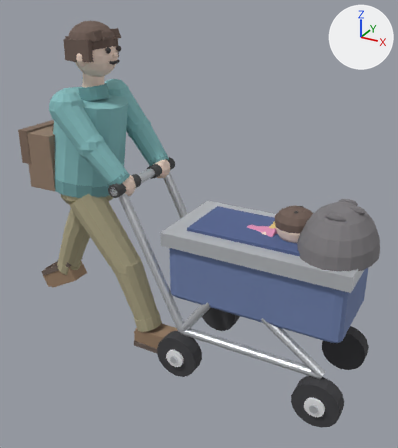
The glTF model assets/models/43-man-with-stroller/43-man-with-stroller.glb as it was, and as the next commit left it.
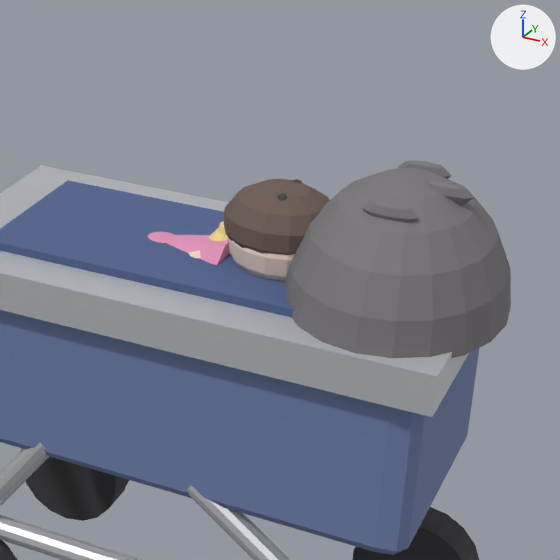
There are two pictures of each version: one whole from a camera (50 mm lens) standing at (1.129, -2.257, 1.887) and looking at (-0.125, 0.023, 0.747), one close up on the part from 48% to 100% of the width and 31% to 77% of the height. Lighting does not change. The marker at upper right points along +X, +Y and +Z. The last two pictures show the newer version. Where no turn or scale is listed for an object, it has been applied to the vertices. Vertices at exactly the same position are counted once.

The older version as bpy lines, for what is in view:
```python
ob_babyhair = bpy.data.objects.new('BabyHair', me_sphere_035)
ob_babyhair.location = (0.395, 0.0, 0.878)
ob_babyhead = bpy.data.objects.new('BabyHead', me_sphere_034)
ob_babyhead.location = (0.4, 0.0, 0.85)
ob_canopy = bpy.data.objects.new('Canopy', me_sphere_025)
ob_canopy.location = (0.6, 0.0, 0.78)
ob_canopyrib0 = bpy.data.objects.new('CanopyRib0', me_sphere_026)
ob_canopyrib0.location = (0.66, 0.0, 0.985)
ob_canopyrib1 = bpy.data.objects.new('CanopyRib1', me_sphere_027)
ob_canopyrib1.location = (0.6, 0.1, 0.975)
ob_canopyrib2 = bpy.data.objects.new('CanopyRib2', me_sphere_028)
ob_canopyrib2.location = (0.6, -0.1, 0.975)
ob_tubopening = bpy.data.objects.new('TubOpening', me_cube_024)
ob_tubopening.location = (0.27, 0.0, 0.79)
# also in view: 'WheelBL_Tire' at (-0.1, 0.235, 0.115); 'FrameLow-1' at (0.27, -0.2, 0.24); 'ForkFront-1' at (0.49, -0.2, 0.35); 'WheelFL_Tire' at (0.64, 0.235, 0.115); 'TubRim' at (0.27, 0.0, 0.755)
```
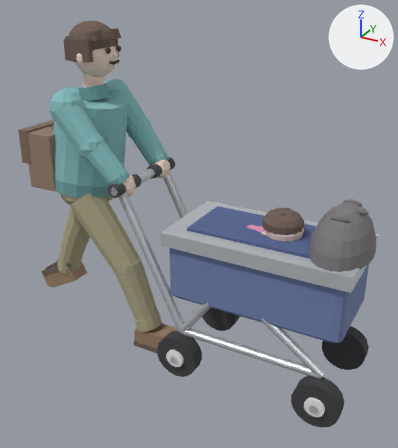
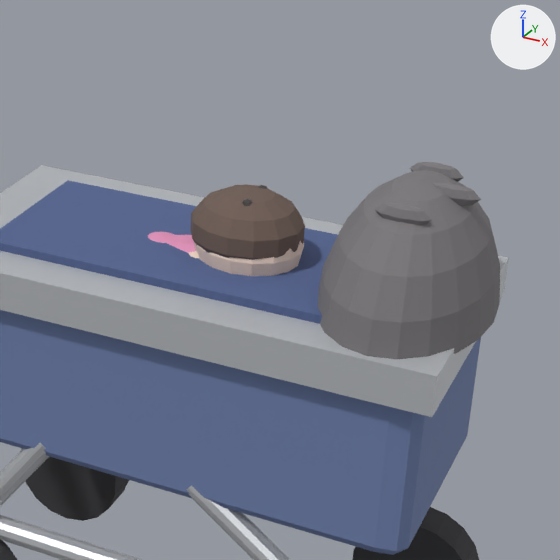
Where the newer file only moved an object's origin or applied its transform, the numbers keep the older frame.

Edits to the bpy script that builds the scene:
```text
Change me_sphere_025:
    used by ob_canopy; location = (0.6, 0.0, 0.78)
    remove me_sphere_025.from_pydata(...)  # 101 vertices, 180 faces; spans x -0.18..0.18, y -0.23..0.23, z 0.0..0.22
    add me_sphere_025.from_pydata(...)  # 101 vertices, 180 faces; spans x -0.12..0.16, y -0.23..0.23, z 0.0..0.22
    me_sphere_025 part 1: the whole mesh is scaled about its middle by (0.778, 1, 1), then moved by (0.02, 0.0, 0.0)
Change ob_canopyrib0:
    ob_canopyrib0.location: (0.66, 0.0, 0.985) -> (0.67, 0.0, 0.984)
Change ob_canopyrib1:
    ob_canopyrib1.location: (0.6, 0.1, 0.975) -> (0.62, 0.1, 0.976)
Change ob_canopyrib2:
    ob_canopyrib2.location: (0.6, -0.1, 0.975) -> (0.62, -0.1, 0.976)
Change ob_babyhead:
    ob_babyhead.location: (0.4, 0.0, 0.85) -> (0.34, 0.0, 0.83)
Change ob_babyhair:
    ob_babyhair.location: (0.395, 0.0, 0.878) -> (0.335, 0.0, 0.856)
```

Boxes (x1, y1, x2, y2) around the edits, measured in the close-ups (560 x 560 px):
'Canopy', moved, rescaled (19% narrower): before (285, 168, 511, 358); after (318, 170, 500, 359)
'BabyHair', moved: before (224, 179, 330, 255); after (190, 184, 305, 260)
'BabyHead', moved: before (227, 236, 294, 281); after (194, 241, 304, 276)
'CanopyRib2', moved: before (362, 201, 419, 222); after (375, 203, 432, 225)
'CanopyRib0', moved: before (425, 181, 475, 204); after (432, 183, 481, 206)
'CanopyRib1', moved: before (398, 160, 451, 179); after (410, 162, 464, 182)
